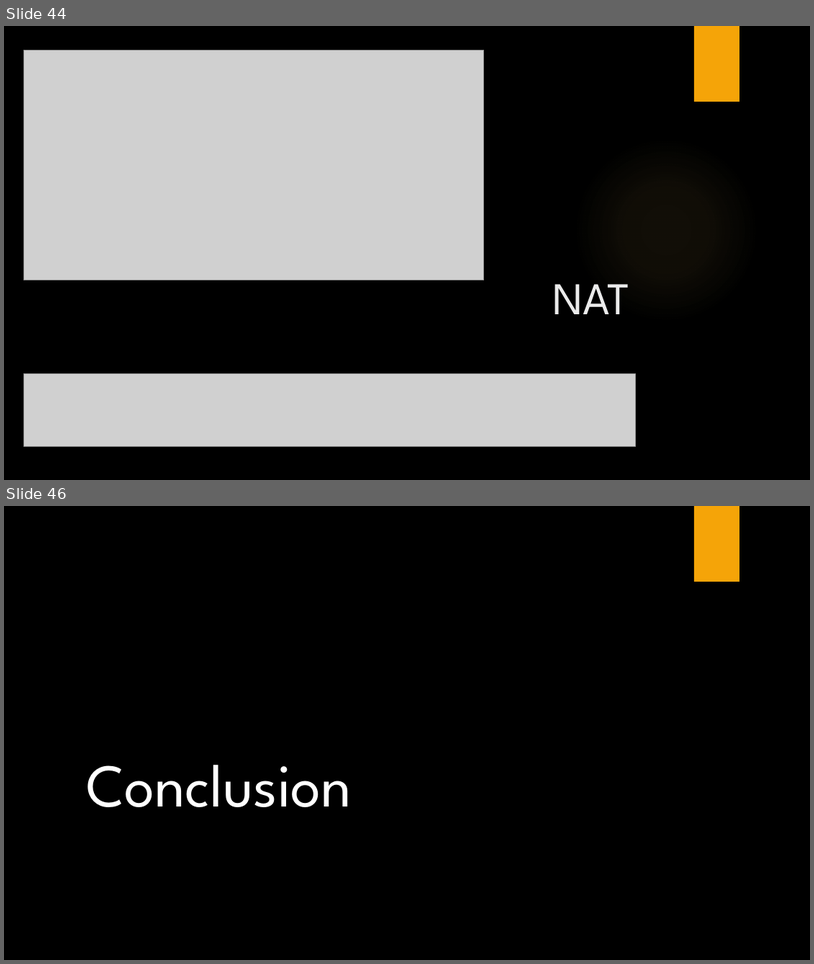
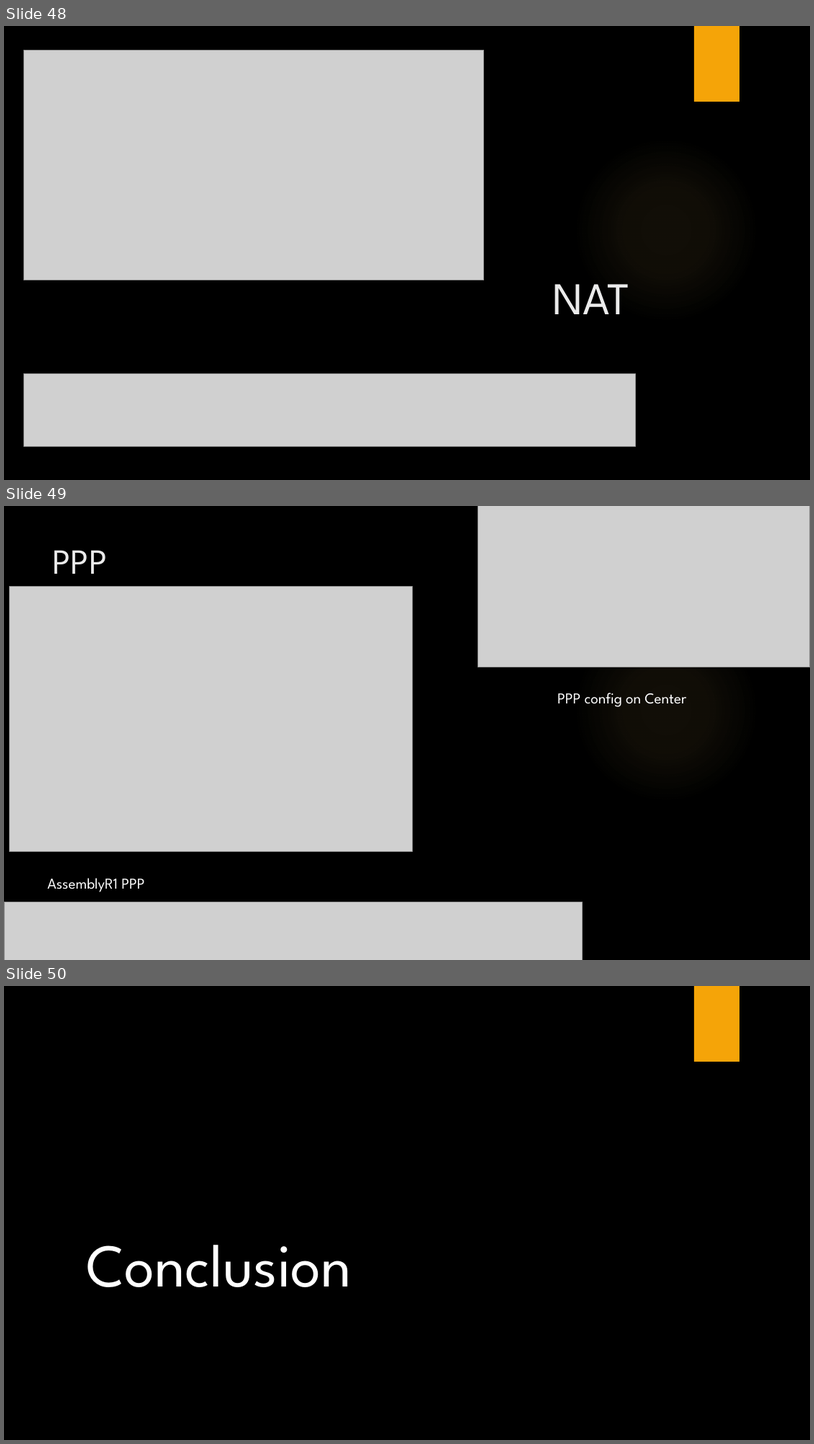
Before and after one commit to LajkaK2006/BorsodNet, a slide deck: BorsodNet.pptx. Shown one above the other, each under a label of ours: slides 44 and 46 before the commit, slides 48, 49 and 50 after it; the slides between them are not shown. The pictures are 814x964 and 814x1444 pixels, drawn with LibreOffice and Linux fonts; fonts in the diff are those of the drawing; grey boxes stand for pictures; background and template pictures are left out. Boxes give left, top, right and bottom in pixels: in the first picture for what was removed or moved away, otherwise in the second. Text is boxed around its words. In the diff, an @@ line names an element or a change of style, - is before the commit and + after.

```diff
--- a/BorsodNet.pptx
+++ b/BorsodNet.pptx
@@ slide 49 added at (4, 506, 810, 960), background picture (left out); not listed: 2 template elements that a slide beside it also shows @@
@@ picture added at (478, 506, 810, 667) @@
@@ title added at (53, 550, 108, 574), 42 pt, text #EBEBEB @@
+PPP
@@ picture added at (9, 587, 412, 852) @@
@@ text added at (558, 692, 687, 707), 18 pt, text #FFFFFF @@
+PPP config on Center
@@ text added at (47, 878, 144, 892), 18 pt, text #FFFFFF @@
+AssemblyR1 PPP
@@ picture added at (4, 901, 582, 960) @@
@@ what was slide 44 is now slide 48 @@
@@ what was slide 46 is now slide 50 @@
```
Also in this commit, not shown: 2 slides changed, 4 other slides added, 1 slide removed.
